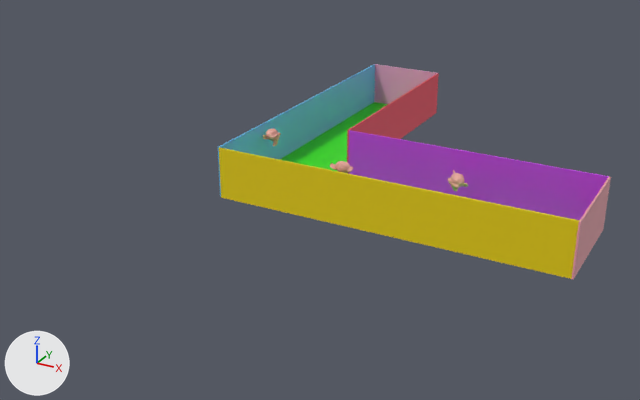
What one commit did to the Blender file untitled.blend.
Before and after are seen from a 50 mm lens placed at (34.7, -82.2, 40.3), pointed at (-7.8, -5.0, 1.7). Lighting does not change. The marker at lower left points along +X, +Y and +Z.

The scene before the commit, as lines of its bpy script (objects in view):
```python
mat_material = principled_material('Material')
mat_material.base_color = (0.0, 1.0, 0.0966)  # green #00ff58
mat_material.roughness = 0.4
me_cube = bpy.data.meshes.new('Cube')
me_cube.from_pydata(...)  # a box spanning x -1.0..1.0, y -1.0..1.0, z -1.0..1.0
me_cube.materials.append(mat_material)  # green #00ff58
me_cube_001 = bpy.data.meshes.new('Cube.001')
me_cube_001.from_pydata(...)  # a box spanning x -1.0..1.0, y -1.0..1.0, z -1.0..1.0
me_cube_001.materials.append(mat_material_001)  # yellow #e7ce00
me_cube_004 = bpy.data.meshes.new('Cube.004')
me_cube_004.from_pydata(...)  # a box spanning x -1.0..1.0, y -1.0..1.0, z -1.0..1.0
me_cube_004.materials.append(mat_material_003)  # blue #59b4e7
me_cube_006 = bpy.data.meshes.new('Cube.006')
me_cube_006.from_pydata(...)  # a box spanning x -1.0..1.0, y -1.0..1.0, z -1.0..1.0
me_cube_006.materials.append(mat_material_008)  # red #e73c53
me_suzanne = bpy.data.meshes.new('Suzanne')
me_suzanne.from_pydata(...)  # 507 vertices, 500 faces; spans x -1.37..1.37, y -0.85..0.85, z -0.98..0.98
me_suzanne.materials.append(mat_material_005)  # pink #e7a89c
ob_cube = bpy.data.objects.new('Cube', me_cube)
ob_cube.location = (0.0, 0.0, 0.0)
ob_cube.scale = (20.0, 6.0, 0.1)
ob_cube_001 = bpy.data.objects.new('Cube.001', me_cube_001)
ob_cube_001.location = (0.05, -6.12, 2.91)
ob_cube_001.scale = (20.0, 0.1, 3.0)
ob_cube_004 = bpy.data.objects.new('Cube.004', me_cube_004)
ob_cube_004.location = (-20.05, 14.03, 2.96)
ob_cube_004.scale = (0.1, 20.1, 3.0)
ob_cube_006 = bpy.data.objects.new('Cube.006', me_cube_006)
ob_cube_006.location = (-10.11, 20.21, 2.94)
ob_cube_006.scale = (0.1, 14.1, 2.95)
ob_suzanne = bpy.data.objects.new('Suzanne', me_suzanne)
ob_suzanne.location = (-18.59, 2.89, 4.59)
ob_suzanne.rotation_euler = (6.421, 0.0408, -4.724)  # degrees (8, 2.3, -271)
# also in view: 'Cube.007' at (-15.2, 34.2, 2.9); 'Cube.002' at (5.1, 6.1, 2.9); 'Cube.005' at (-15.2, 20.1, 0.1); 'Cube.003' at (20.0, -0.1, 2.9)
```
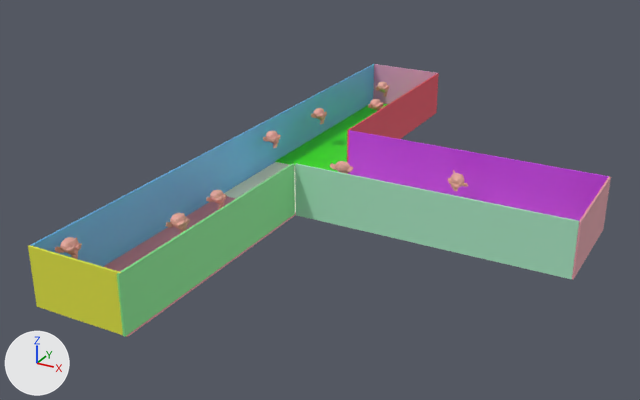
Changed parts and their boxes (x1, y1, x2, y2) in the pictures (640 x 400 px):
'Cube.001', recoloured, moved, rescaled: before (219, 148, 580, 279); after (103, 196, 296, 337)
'Cube.008', added (green): after (295, 163, 579, 279)
'Cube.004', moved, rescaled: before (218, 64, 375, 197); after (31, 64, 374, 267)
'Cube.009', added (green): after (117, 163, 295, 337)
'Cube.010', added (yellow): after (28, 245, 128, 337)
'Cube', recoloured: (224, 162, 296, 212) in both
'Suzanne.009', added: after (55, 237, 82, 259)
'Suzanne.008', added: after (166, 213, 190, 234)
'Suzanne.004', added: after (206, 190, 227, 209)
'Suzanne', moved: before (263, 129, 281, 146); after (263, 130, 281, 148)
'Suzanne.007', added: after (311, 108, 327, 124)
'Suzanne.005', added: after (375, 82, 390, 97)
'Suzanne.006', added: after (368, 99, 383, 111)

What changed in the scene script:
```text
Change mat_material:
    mat_material.base_color: (0.0, 1.0, 0.0966) -> (0.92, 1.0, 0.743)  # green #00ff58 -> white #f6ffe0
Change me_cube_001:
    where me_cube_001.from_pydata(...)  # 8 vertices, 6 faces; spans x -1.0..1.0, y -1.0..1.0, z -1.0..1.0
    remove me_cube_001.materials.append(mat_material_001)  # yellow #e7ce00
    add me_cube_001.materials.append(mat_material_010)  # pink #e7969f
Change ob_cube_001:
    ob_cube_001.location: (0.05, -6.12, 2.91) -> (-15.19, -20.04, -0.02)
    ob_cube_001.scale: (20.0, 0.1, 3.0) -> (5.1, 14.2, 0.1)
Change ob_cube_004:
    ob_cube_004.location: (-20.05, 14.03, 2.96) -> (-20.24, 0.08, 2.96)
    ob_cube_004.scale: (0.1, 20.1, 3.0) -> (0.1, 34.2, 3.0)
Change ob_suzanne:
    ob_suzanne.location: (-18.59, 2.89, 4.59) -> (-18.59, 2.89, 4.34)
Add ob_suzanne_009:
    ob_suzanne_009 = bpy.data.objects.new('Suzanne.009', me_suzanne_009)  # 507 vertices, 500 faces; spans x -1.37..1.37, y -0.85..0.85, z -0.98..0.98; in mat_material_018 (pink #e7a89c)
    ob_suzanne_009.location = (-18.93, -30.88, 4.53)
    ob_suzanne_009.rotation_euler = (6.421, 0.0408, -4.724)  # degrees (8, 2.3, -271)
Add ob_suzanne_008:
    ob_suzanne_008 = bpy.data.objects.new('Suzanne.008', me_suzanne_008)  # 507 vertices, 500 faces; spans x -1.37..1.37, y -0.85..0.85, z -0.98..0.98; in mat_material_017 (pink #e7a89c)
    ob_suzanne_008.location = (-13.05, -22.68, 4.93)
    ob_suzanne_008.rotation_euler = (6.421, 0.0408, -4.724)  # degrees (8, 2.3, -271)
Add ob_suzanne_007:
    ob_suzanne_007 = bpy.data.objects.new('Suzanne.007', me_suzanne_007)  # 507 vertices, 500 faces; spans x -1.37..1.37, y -0.85..0.85, z -0.98..0.98; in mat_material_016 (pink #e7a89c)
    ob_suzanne_007.location = (-18.03, 13.51, 4.26)
    ob_suzanne_007.rotation_euler = (6.421, 0.0408, -4.724)  # degrees (8, 2.3, -271)
Add ob_suzanne_006:
    ob_suzanne_006 = bpy.data.objects.new('Suzanne.006', me_suzanne_006)  # 507 vertices, 500 faces; spans x -1.37..1.37, y -0.85..0.85, z -0.98..0.98; in mat_material_015 (pink #e7a89c)
    ob_suzanne_006.location = (-12.61, 19.01, 4.82)
    ob_suzanne_006.rotation_euler = (6.421, 0.0408, -4.724)  # degrees (8, 2.3, -271)
Add ob_suzanne_005:
    ob_suzanne_005 = bpy.data.objects.new('Suzanne.005', me_suzanne_005)  # 507 vertices, 500 faces; spans x -1.37..1.37, y -0.85..0.85, z -0.98..0.98; in mat_material_014 (pink #e7a89c)
    ob_suzanne_005.location = (-15.48, 27.22, 4.67)
    ob_suzanne_005.rotation_euler = (6.421, 0.0408, -4.724)  # degrees (8, 2.3, -271)
Add ob_suzanne_004:
    ob_suzanne_004 = bpy.data.objects.new('Suzanne.004', me_suzanne_004)  # 507 vertices, 500 faces; spans x -1.37..1.37, y -0.85..0.85, z -0.98..0.98; in mat_material_013 (pink #e7a89c)
    ob_suzanne_004.location = (-17.25, -10.66, 1.97)
    ob_suzanne_004.rotation_euler = (6.421, 0.0408, -4.724)  # degrees (8, 2.3, -271)
Add ob_cube_010:
    ob_cube_010 = bpy.data.objects.new('Cube.010', me_cube_011)  # a box spanning x -1.0..1.0, y -1.0..1.0, z -1.0..1.0; in mat_material_012 (yellow #e4e742)
    ob_cube_010.location = (-15.2, -34.24, 3.0)
    ob_cube_010.scale = (5.1, 0.1, 3.0)
Add ob_cube_009:
    ob_cube_009 = bpy.data.objects.new('Cube.009', me_cube_010)  # a box spanning x -1.0..1.0, y -1.0..1.0, z -1.0..1.0; in mat_material_011 (green #84e78e)
    ob_cube_009.location = (-10.19, -20.48, 3.04)
    ob_cube_009.scale = (0.1, 14.1, 2.95)
Add ob_cube_008:
    ob_cube_008 = bpy.data.objects.new('Cube.008', me_cube_008)  # a box spanning x -1.0..1.0, y -1.0..1.0, z -1.0..1.0; in mat_material_009 (green #abe7c5)
    ob_cube_008.location = (4.98, -6.24, 2.92)
    ob_cube_008.scale = (15.0, 0.1, 3.0)
```
